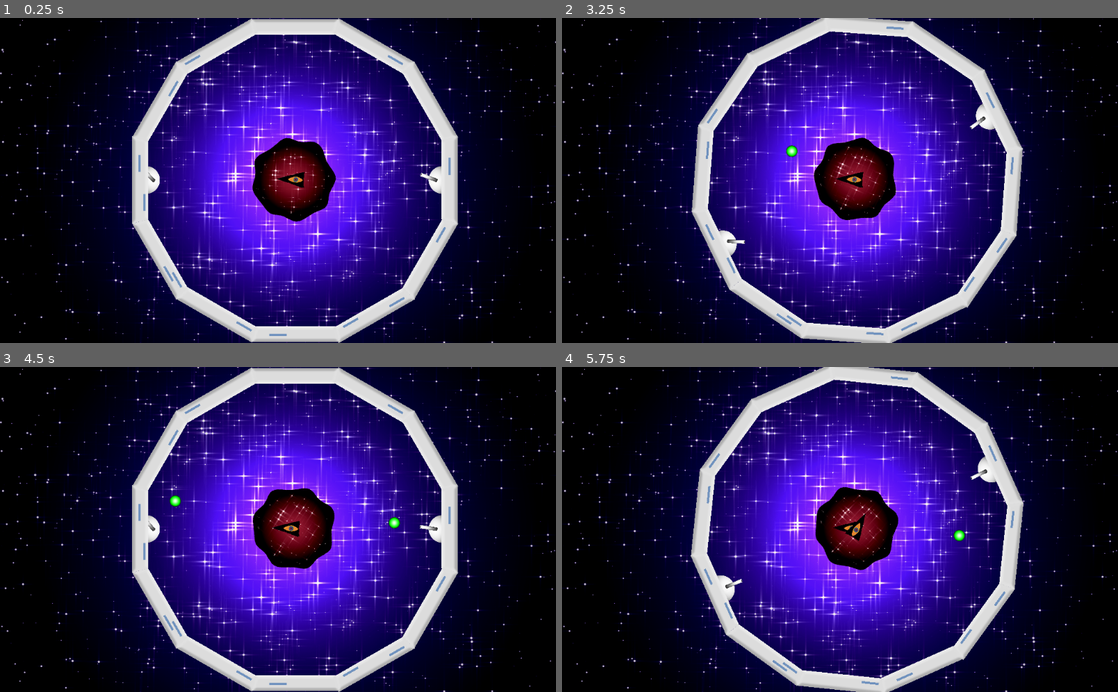
Above: before the commit, frames 1-4 (two rows, left to right).
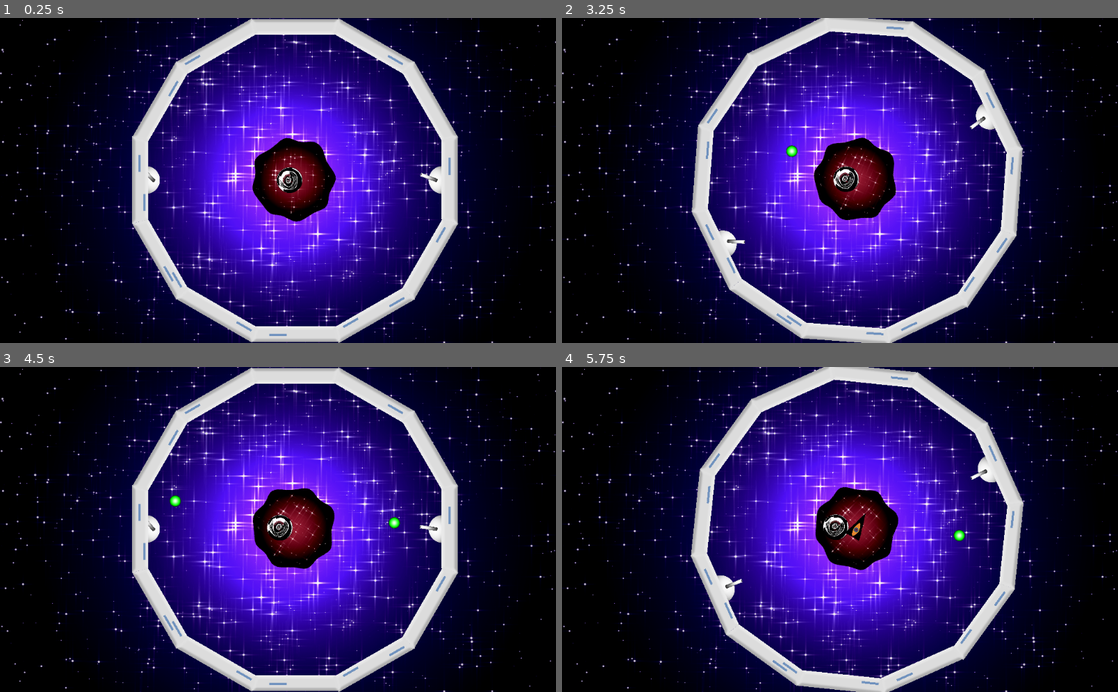
Above: after the commit, the same moments.

Repository: Thotht-Ash/LD-2020
Game: Godot game, scene res://World.tscn
Same seed, same stepped clock (60 frames per second), same inputs: the game is played once before the commit and once after it. Sound files missing from this copy of the repository are replaced by a short silence.
Inputs (mouse positions are in pixels of both pictures, inside the frame that each line leads up to):
- Up to frame 1 (0.25 s): no input
- Up to frame 2 (3.25 s): move the mouse to (962, 164) at 0.52 s; hold D (rotate_clockwise) 0.53-1.28 s; move the mouse to (728, 196) at 1.27 s; tap A (rotate_counter) at 1.35 s; move the mouse to (895, 109) at 2.02 s; click (895, 109) at 2.1 s; move the mouse to (812, 245) at 2.77 s; tap D (rotate_clockwise) at 2.85 s
- Up to frame 3 (4.5 s): move the mouse to (444, 578) at 3.52 s; hold A (rotate_counter) 3.53-4.28 s; move the mouse to (111, 480) at 4.27 s; click (111, 480) at 4.35 s
- Up to frame 4 (5.75 s): move the mouse to (867, 529) at 5.02 s; hold D (rotate_clockwise) from 5.03 s (still down)

The runs differ from the first frame. In frame 1, 0.3% of the frame differs, in the area x 49-55%, y 45-54%; in frame 2, 0.3%; in frame 3, 0.3%, in the area x 48-54%, y 45-54%; in frame 4, 0.3%.

Commit message:
added highscore, extra drillers, messed with speed

Diff:
--- a/LoopJam/BlackHole.gd
+++ b/LoopJam/BlackHole.gd
@@ -14,10 +14,10 @@
 
 func spawn():
 	var enemy
-	if randi() % 2 == 0:
+	if randi() % 4 == 0:
+		enemy = bouncer.instance()
+	else:
 		enemy = driller.instance()
-	else:
-		enemy = bouncer.instance()
 	add_child(enemy)
 	enemy.angular_velocity(rand_range(0, 2*PI))
 
--- a/LoopJam/Driller.tscn
+++ b/LoopJam/Driller.tscn
@@ -55,7 +55,6 @@
 texture = ExtResource( 1 )
 
 [node name="deathAnimation" type="AnimatedSprite" parent="Driller_Object"]
-scale = Vector2( 1, 1 )
 frames = SubResource( 1 )
 
 [node name="deathsound" type="AudioStreamPlayer" parent="."]
--- a/LoopJam/Driller_Object.gd
+++ b/LoopJam/Driller_Object.gd
@@ -11,8 +11,8 @@
 var normalised_v
 export var scale_v = 2
 export var acceleration = 5
-var accelerationFactor = acceleration/1000+1
-#var accelerationFactor = 1.005
+#var accelerationFactor = acceleration/1000+1
+var accelerationFactor = 1.005
 
 func destroy():
 	if global_position.x < 0 or global_position.y < 0 or global_position.x > 1024 or global_position.y > 600:
--- a/LoopJam/PlayArea.gd
+++ b/LoopJam/PlayArea.gd
@@ -1,6 +1,8 @@
 extends Area2D
 
 signal destroy
+
+export var highscore = 0
 # Declare member variables here. Examples:
 # var a = 2
 # var b = "text"
@@ -17,6 +19,11 @@
 
 
 func _on_PlayArea_body_exited(body):
+	if "Bouncer" in body.name or "Driller" in body.name:
+		if body.global_position.x > 0 and body.global_position.x < 1024 and body.global_position.y > 0 and body.global_position.y < 600 and not get_parent().gameOver:
+			highscore += 1
+			print(highscore)
+
 	connect("destroy", body, "destroy")
 	emit_signal("destroy")
 	disconnect("destroy", body, "destroy")
